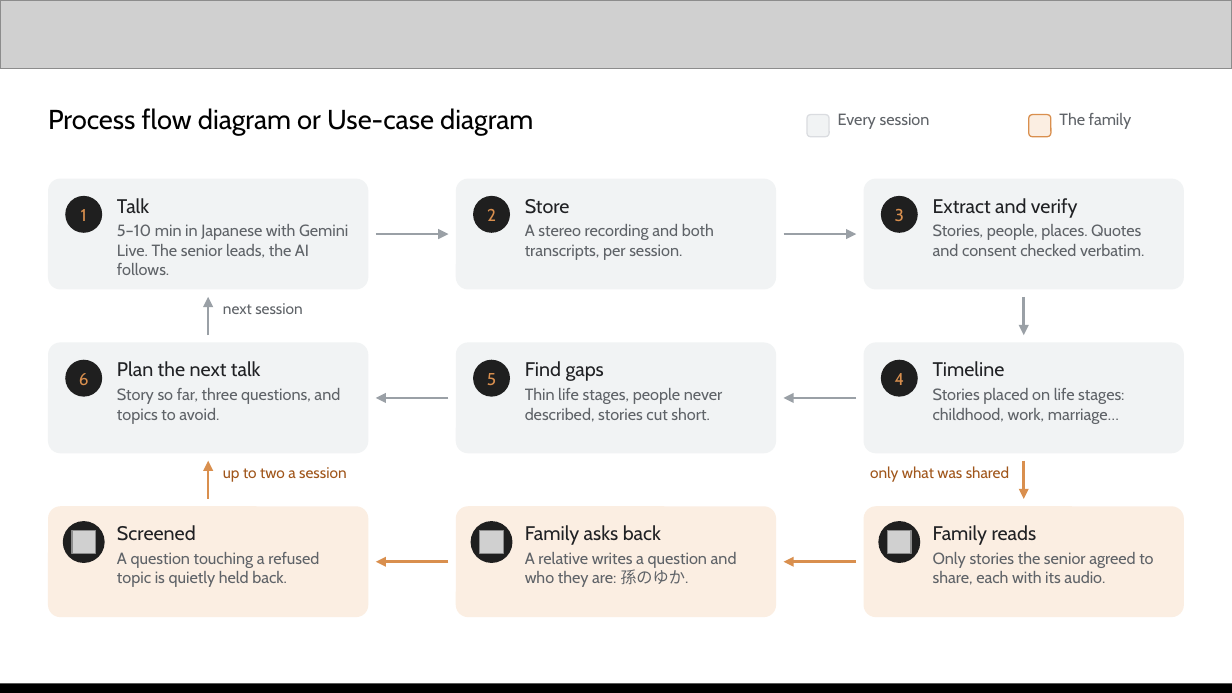
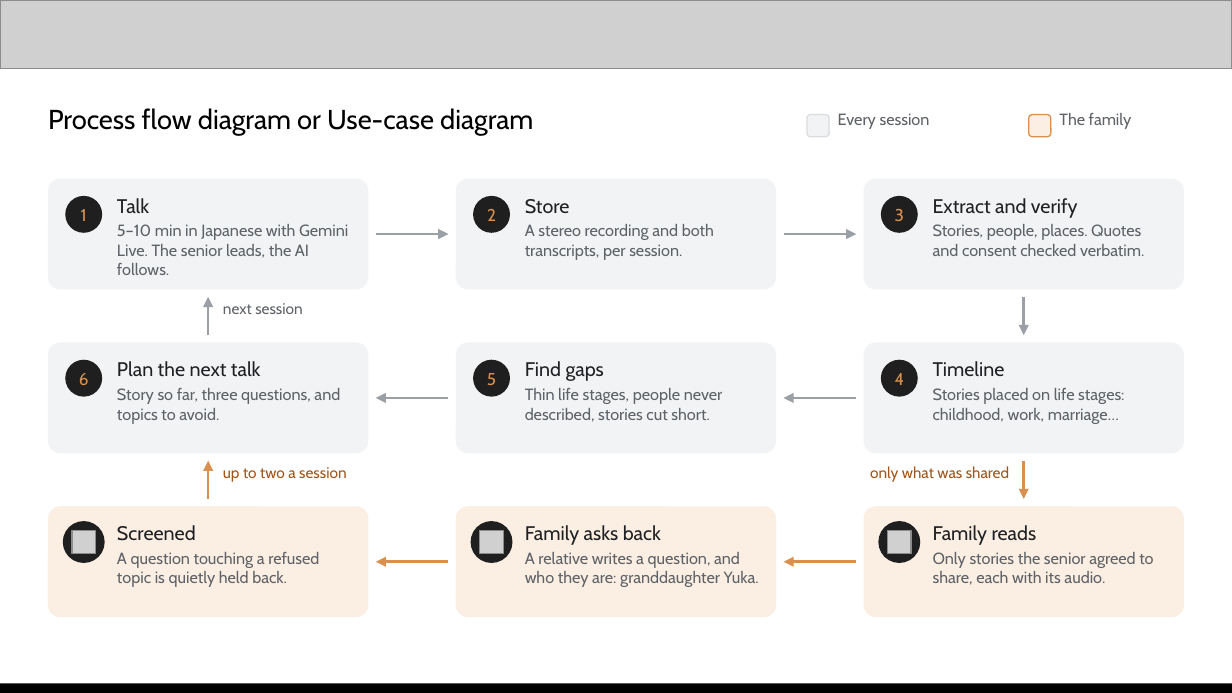
Before and after one commit to kaseovo/kataribe, a slide deck: slide 5 of docs/demo/kataribe-pitch-deck.pptx. Drawn at 1232x693 pixels with LibreOffice and Linux fonts; fonts in the diff are those of the drawing; grey boxes stand for pictures. Boxes give left, top, right and bottom in pixels: in the first picture for what was removed or moved away, otherwise in the second. Text is boxed around its words. In the diff, an @@ line names an element or a change of style, - is before the commit and + after.

```diff
--- a/docs/demo/kataribe-pitch-deck.pptx
+++ b/docs/demo/kataribe-pitch-deck.pptx
@@ text at (525,552,759,587): text changed @@
-A relative writes a question and who they are: 孫のゆか.
+A relative writes a question, and who they are: granddaughter Yuka.
```
Also in this commit, not shown: 4 other slides changed, 1 other file.
